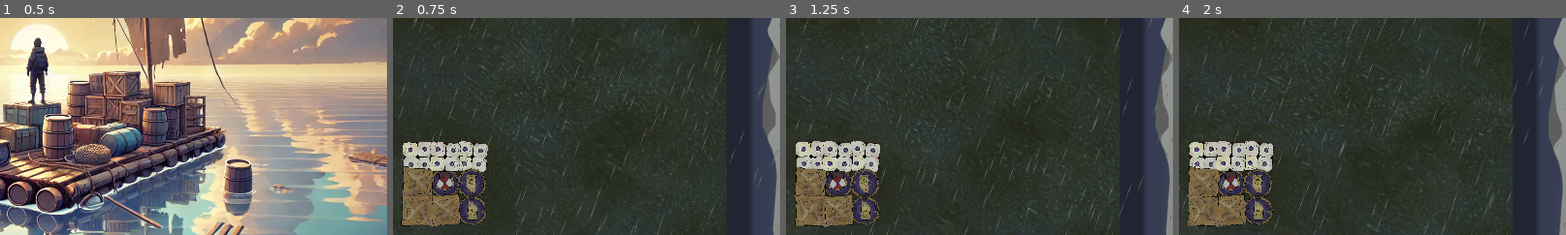
Above: before the commit, frames 1-4 (left to right).
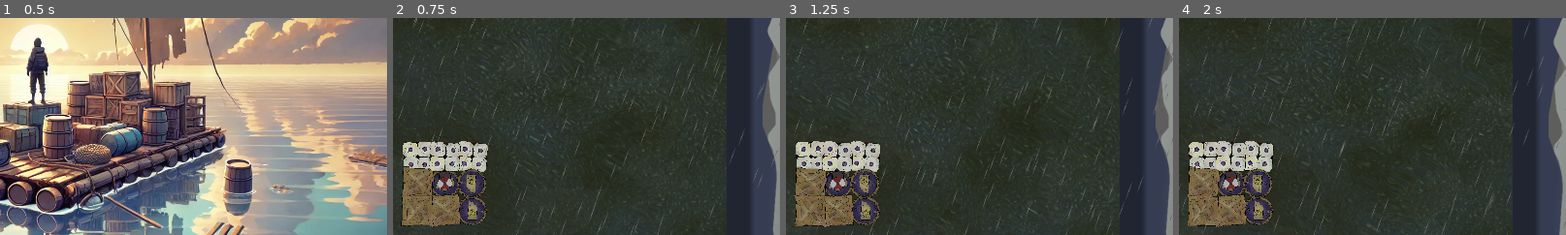
Above: after the commit, the same moments.

Repository: ARCsweden/GameJam2024FallA
Game: Godot game, scene res://UI/main_menu.tscn
Two runs of this game, one before a commit and one after it. Both use one fixed random seed, a clock stepped at 60 frames per second and the inputs below. The engine's default icon, where the game draws it, is replaced by a stand-in: a white triangle on a blue panel in a dark square.
Inputs (mouse positions are % of the whole screen's width and height, from its top left):
- Up to frame 1 (0.5 s): no input
- Up to frame 2 (0.75 s): click "Play" at 0.5 s
- Up to frame 3 (1.25 s): no input
- Up to frame 4 (2 s): tap Enter (DebugRebuild) at 1.25 s; move the mouse to (72, 45) at 1.27 s; click (72, 45) at 1.42 s
The pictures show only the part of the screen within x 43-93%, y 31-80%; the shares and areas given below are measured in that part.

Frame 1 is identical in both runs. In frame 2, 0.4% of the frame differs, in the area x 2-25%, y 56-97%; in frame 3, 0.4%, in the area x 2-25%, y 56-96%; in frame 4, 0.4%.

Commit message:
Tile wobble based on damage

Diff:
--- a/dontdrowntogether/Scripts/raft_tile.gd
+++ b/dontdrowntogether/Scripts/raft_tile.gd
@@ -6,6 +6,7 @@
 var collision_scale = 0.9
 
 @onready var decay_timer: Timer = $DecayTimer
+@onready var wobbleSprite : Sprite2D = $Sprite2D
 
 @export var top_level_collision_shape: CollisionShape2D
 
@@ -13,7 +14,6 @@
 const BARREL : Texture = preload("res://Assets/Art/Barrel.png")
 const BOTTLE_TILE : Texture = preload("res://Assets/BottleTile.png")
 var SpriteArrayTexture = [WOOD_RAFT_TILE, BARREL, BOTTLE_TILE]
-
 #Layer 1: Player collision layer
 #Layer 2: Damage taken layer
 #Layer 3: Raft layer
@@ -75,6 +75,7 @@
 	$RepairArea.set_collision_layer_value(2, true) #Collision layer that shows the tile is damaged
 	health -= amount
 	update_color()
+	update_wobble()
 	if(health <= 0):
 		destroy()
 
@@ -94,11 +95,14 @@
 		lerp(0.3, 1.0, health / Global.raft_max_hp),
 		health / Global.raft_max_hp
 	)
+func update_wobble() -> void:
+	wobbleSprite.material.set_shader_parameter("Strength",40-self.health*3.8+2)
 
 func repair():
 	$Repair_AudioStreamPlayer.play()
 	self.health = clampf(health + Global.repair_amount, 0.0, Global.raft_max_hp)
 	update_color()
+	update_wobble()
 	if health >= Global.raft_max_hp:
 		$RepairArea.set_collision_layer_value(2, false)
 	Global.scrapAmount -= Global.repair_cost
@@ -111,6 +115,7 @@
 	$"./Sprite2D".visible = 1
 	self.health = Global.raft_max_hp
 	update_color()
+	update_wobble()
 	setup_decay_timer()
 	set_collision_layer_value(5, true) # tile collides with walls
 	set_collision_mask_value(5, true)
--- a/dontdrowntogether/tile.gdshader
+++ b/dontdrowntogether/tile.gdshader
@@ -1,6 +1,6 @@
 shader_type canvas_item;
 
-uniform float Strength : hint_range(0, 20) = 5.0;
+uniform float Strength : hint_range(0, 40) = 5.0;
 uniform float Speed : hint_range(0.0, 10.0) = 1.0;
 
 void vertex()
